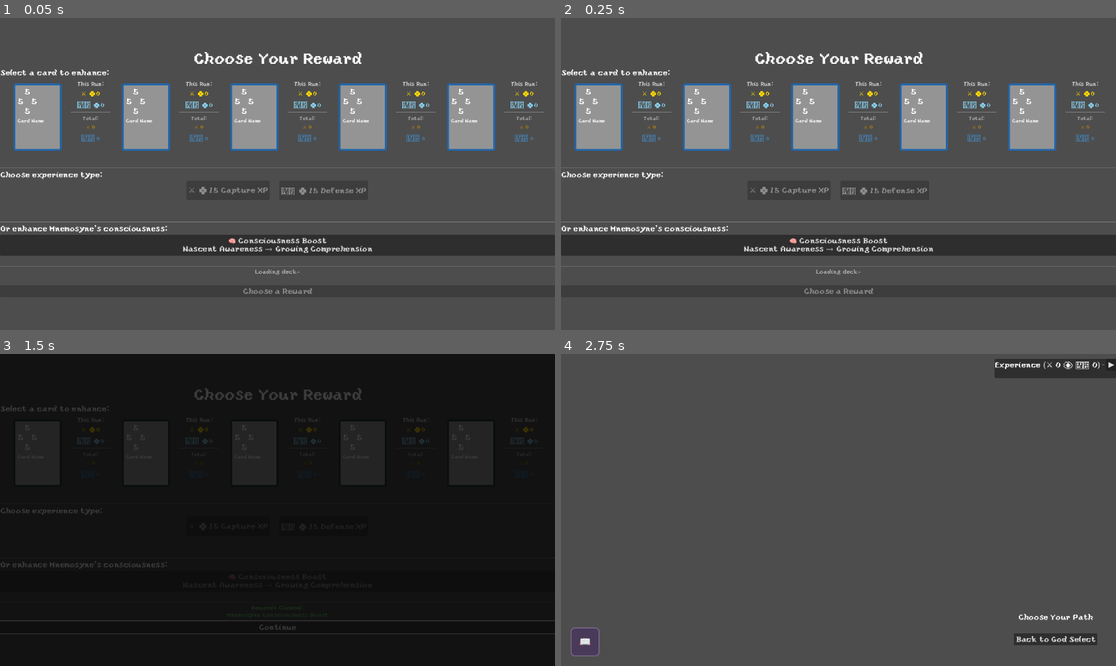
Above: before the commit, frames 1-4 (two rows, left to right).
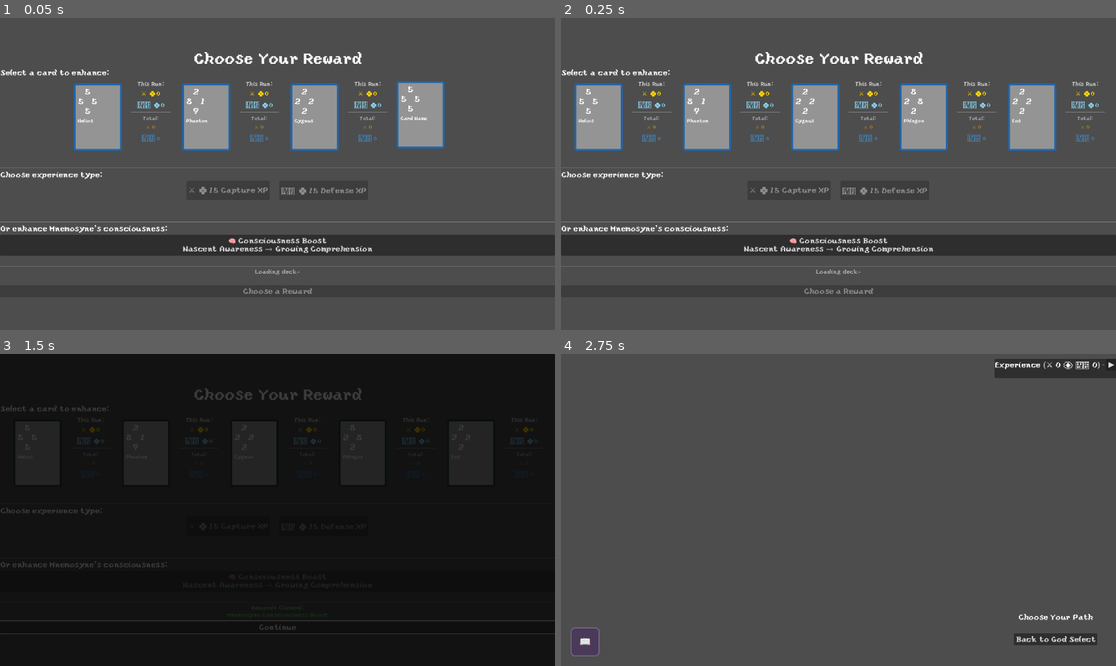
Above: after the commit, the same moments.

Repository: leslieharding/Mnemosyne
Game: Godot game, scene res://Scenes/RewardScreen.tscn
The game is run twice, just before and just after one commit, with the same random seed, the same clock (stepped at 60 frames per second) and the same inputs. This scene is started directly instead of the project's main scene.
Inputs (mouse positions are in pixels of both pictures, inside the frame that each line leads up to):
- Up to frame 1 (0.05 s): no input
- Up to frame 2 (0.25 s): no input
- Up to frame 3 (1.5 s): click "🧠 Consciousness Boost Nascent…" at 0.5 s; click "Continue" at 1.25 s
- Up to frame 4 (2.75 s): tap Enter (ui_accept) at 2, 2.27 s; move the mouse to (960, 494) at 2.02 s; hold Right (ui_right) from 2.03 s (still down); click (960, 494) at 2.17 s

The runs differ from the first frame. In frame 1, 17% of the frame differs, in the area x 2-98%, y 20-43%; in frame 2, 0.3%; in frame 3, less than 0.1%; in frame 4, nothing differs.
Error before the commit: Attempt to call function 'get_node_or_null' in base 'null instance' on a null instance. (res://Scripts/card_level_helper.gd:9)
Error after the commit: Invalid access to property or key 'nodes' on a base object of type 'Nil'. (res://Scripts/run_map.gd:106)

Commit message:
misc fixes

Diff:
--- a/Scripts/card_battle_manager.gd
+++ b/Scripts/card_battle_manager.gd
@@ -501,8 +501,12 @@
 	"""Start the grace period timer"""
 	panel_state = PanelState.GRACE_PERIOD
 
-	# Start or restart the grace timer
-	panel_grace_timer.start()
+	# Check if timer is still valid and in tree before starting
+	if panel_grace_timer and is_instance_valid(panel_grace_timer) and panel_grace_timer.is_inside_tree():
+		panel_grace_timer.start()
+	else:
+		# If timer is invalid, skip grace period and go straight to fade out
+		_on_grace_period_expired()
 
 func start_fade_out():
 	"""Begin fading the panel out"""
--- a/Scripts/card_level_helper.gd
+++ b/Scripts/card_level_helper.gd
@@ -6,7 +6,12 @@
 		return get_mnemosyne_card_level()
 
 	# Regular god cards - use experience-based level
-	var global_tracker = Engine.get_singleton("SceneTree").get_node_or_null("/root/GlobalProgressTrackerAutoload")
+	var scene_tree = Engine.get_singleton("SceneTree") as SceneTree
+	if not scene_tree:
+		print("Warning: SceneTree not available, returning level 1")
+		return 1
+
+	var global_tracker = scene_tree.get_node_or_null("/root/GlobalProgressTrackerAutoload")
 	if not global_tracker:
 		return 1
 
@@ -15,7 +20,12 @@
 	return ExperienceHelpers.calculate_level(total_exp)
 
 static func get_mnemosyne_card_level() -> int:
-	var memory_manager = Engine.get_singleton("SceneTree").get_node_or_null("/root/MemoryJournalManagerAutoload")
+	var scene_tree = Engine.get_singleton("SceneTree") as SceneTree
+	if not scene_tree:
+		print("Warning: SceneTree not available, returning level 1")
+		return 1
+
+	var memory_manager = scene_tree.get_node_or_null("/root/MemoryJournalManagerAutoload")
 	if memory_manager:
 		var mnemosyne_data = memory_manager.get_mnemosyne_memory()
 		return mnemosyne_data.get("consciousness_level", 1)
--- a/Scripts/reward_screen.gd
+++ b/Scripts/reward_screen.gd
@@ -367,9 +367,46 @@
 		# Add card to wrapper
 		card_wrapper.add_child(card_display)
 
-		# Setup the card immediately (no await)
-		var current_level = CardLevelHelper.get_card_current_level(card_index, god_name)
+		# Add to main container first so it's in the scene tree
+		card_with_exp_container.add_child(card_wrapper)
+		cards_container.add_child(card_with_exp_container)
+
+		# Wait one frame to ensure the card display is fully ready before setup
+		await get_tree().process_frame
+
+		# Setup the card - CALCULATE LEVEL DIRECTLY HERE
+		var current_level = 1  # Default level
+
+		# Calculate level directly without using CardLevelHelper
+		if god_name == "Mnemosyne":
+			var memory_manager = get_node_or_null("/root/MemoryJournalManagerAutoload")
+			if memory_manager:
+				var mnemosyne_data = memory_manager.get_mnemosyne_memory()
+				current_level = mnemosyne_data.get("consciousness_level", 1)
+		else:
+			var global_tracker = get_node_or_null("/root/GlobalProgressTrackerAutoload")
+			if global_tracker:
+				var exp_data = global_tracker.get_card_total_experience(god_name, card_index)
+				var total_exp = exp_data["capture_exp"] + exp_data["defense_exp"]
+				current_level = ExperienceHelpers.calculate_level(total_exp)
+
+		# Debug: Print what we're setting up
+		print("Setting up card display with:")
+		print("  Card: ", card.card_name)
+		print("  Level: ", current_level)
+		print("  God: ", god_name)
+		print("  Index: ", card_index)
+
 		card_display.setup(card, current_level, god_name, card_index)
+
+		# Double-check the setup worked
+		if card_display.card_data:
+			print("Card display setup successful - card_data.card_name: ", card_display.card_data.card_name)
+		else:
+			print("ERROR: Card display card_data is null after setup!")
+
+		# Force an update of the display
+		card_display.update_display()
 
 		# Center the card within its wrapper
 		card_display.position = Vector2(5, 5)
@@ -377,12 +414,8 @@
 		# Create experience info display
 		var exp_info_container = create_experience_info_display_sync(card_index, tracker)
 
-		# Add card wrapper and exp info to the horizontal container
-		card_with_exp_container.add_child(card_wrapper)
+		# Add exp info to the horizontal container
 		card_with_exp_container.add_child(exp_info_container)
-
-		# Add the complete container to the cards container
-		cards_container.add_child(card_with_exp_container)
 
 		# Connect selection - using both wrapper and panel for better coverage
 		card_wrapper.gui_input.connect(_on_card_wrapper_input.bind(i))
